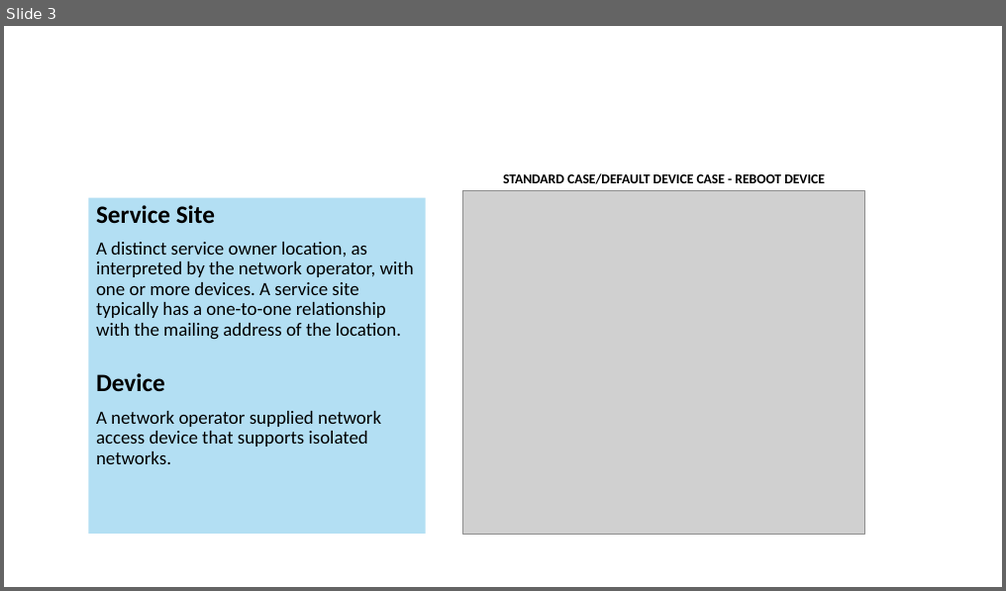
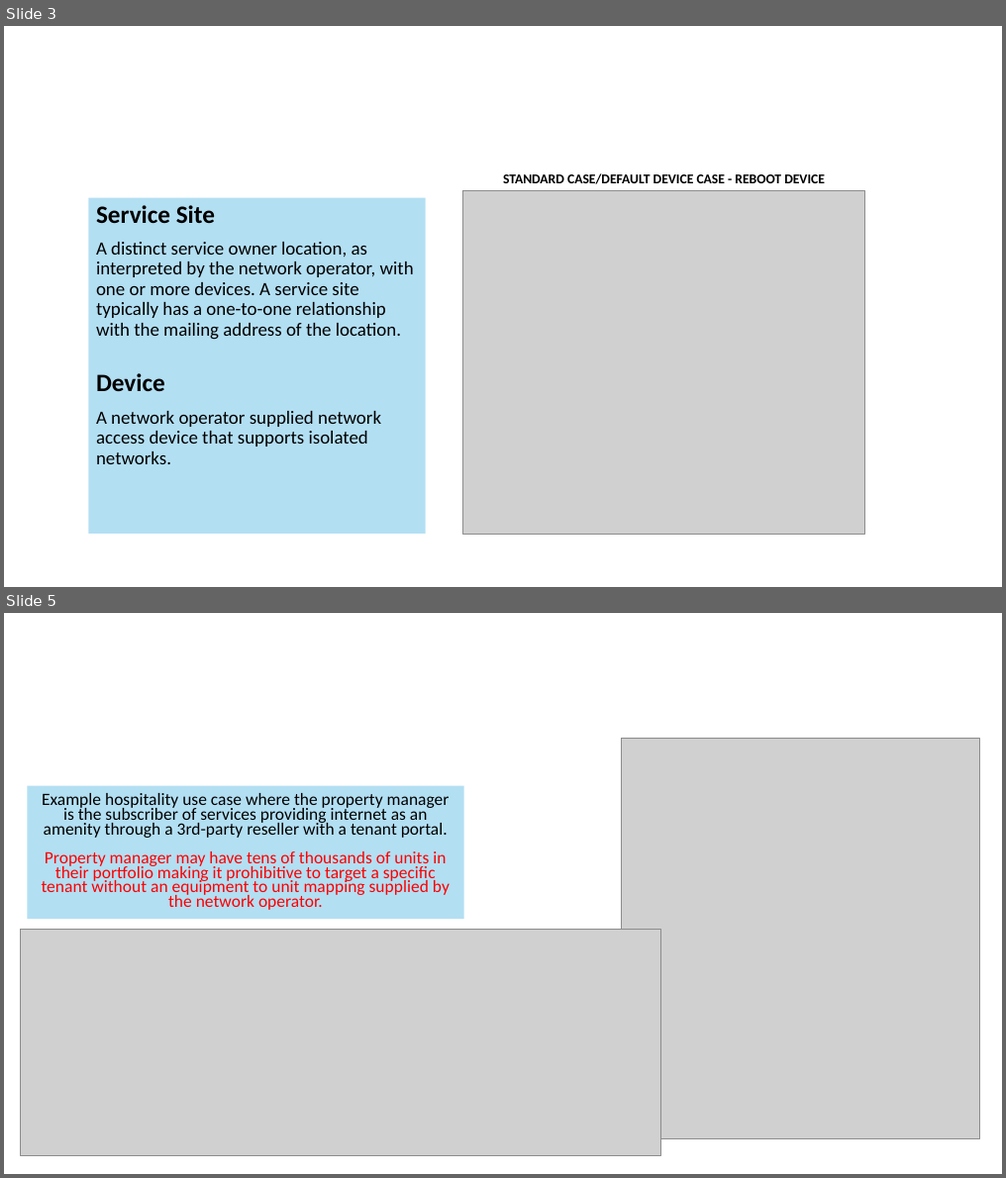
Before and after one commit to camaraproject/WorkingGroups, a slide deck: APIBacklog/documentation/SupportingDocuments/others/cpe-management-api.pptx. Shown one above the other, each under a label of ours: slide 3 before the commit, slides 3 and 5 after it; the slides between them are not shown. The pictures are 1006x591 and 1006x1178 pixels, drawn with LibreOffice and Linux fonts; fonts in the diff are those of the drawing; grey boxes stand for pictures; background and template pictures are left out. Boxes give left, top, right and bottom in pixels: in the first picture for what was removed or moved away, otherwise in the second. Text is boxed around its words. In the diff, an @@ line names an element or a change of style, - is before the commit and + after.

Commit message:
chore: update slide deck

```diff
--- a/APIBacklog/documentation/SupportingDocuments/others/cpe-management-api.pptx
+++ b/APIBacklog/documentation/SupportingDocuments/others/cpe-management-api.pptx
@@ slide 5 added at (x1=4, y1=613, x2=1002, y2=1174), background #FFFFFF @@
@@ title added at (x1=37, y1=649, x2=585, y2=716), 39.6 pt, text #FFFFFF @@
+Use Case (B2B2B2C) – Property Manager
@@ picture added at (x1=622, y1=738, x2=979, y2=1140) @@
@@ rectangle added at (x1=27, y1=786, x2=464, y2=919), fill #B3DFF3, 16.6 pt, text #FF0000 @@
+Example hospitality use case where the property manager is the subscriber of services providing internet as an amenity through a 3rd-party reseller with a tenant portal.
+Property manager may have tens of thousands of units in their portfolio making it prohibitive to target a specific tenant without an equipment to unit mapping supplied by the network operator.
@@ picture added at (x1=21, y1=929, x2=661, y2=1156) @@
```
Also in this commit, not shown: 3 other slides added, 4 other files.
